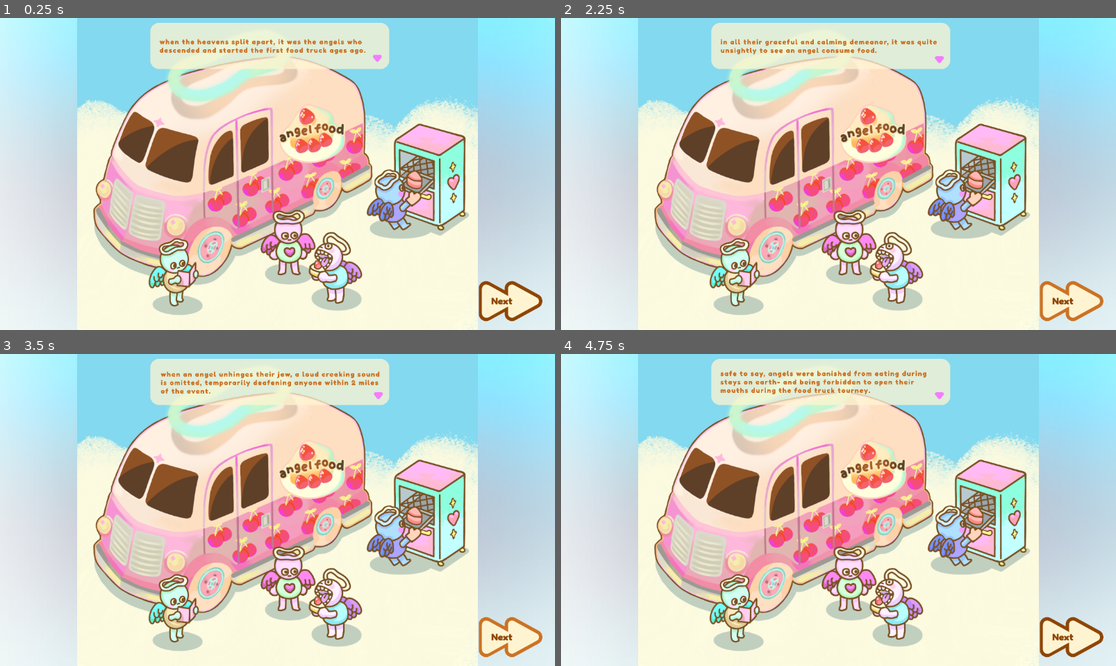
Above: before the commit, frames 1-4 (two rows, left to right).
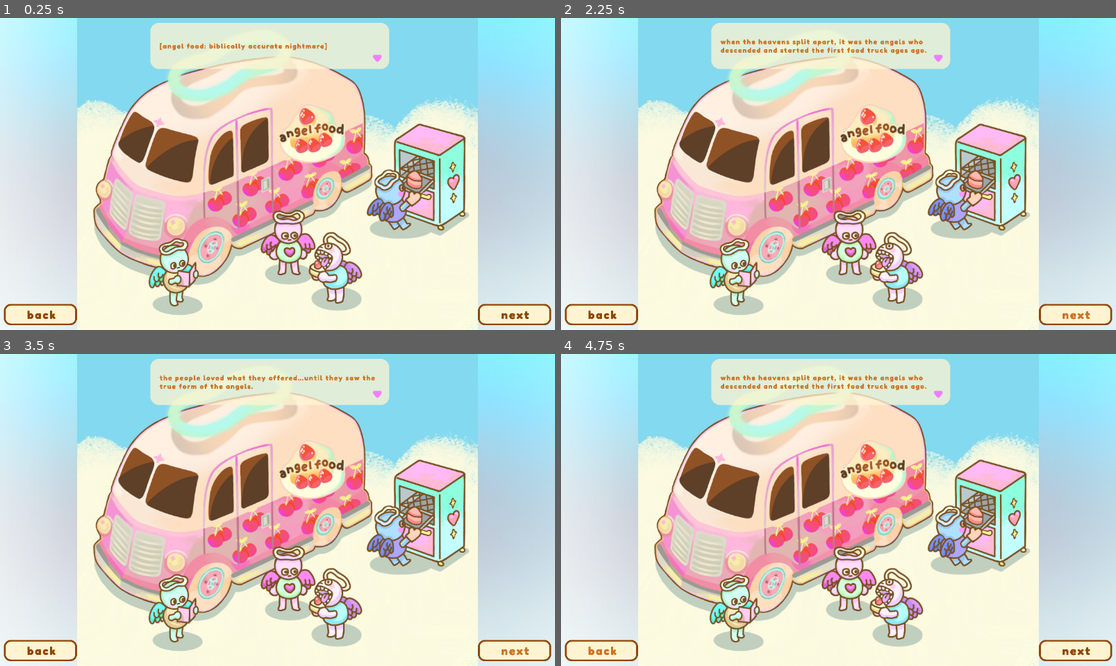
Above: after the commit, the same moments.

Repository: Gus700/FoodTruckBattles
Game: Godot game, scene res://scenes/loreScene.tscn
Two runs of this game, one before a commit and one after it. Both use one fixed random seed, a clock stepped at 60 frames per second and the inputs below. This scene is started directly instead of the project's main scene.
Inputs (mouse positions are in pixels of both pictures, inside the frame that each line leads up to):
- Up to frame 1 (0.25 s): no input
- Up to frame 2 (2.25 s): click (1077, 301) at 0.52 s; click (599, 314) at 1.27 s; click (1077, 314) at 2.02 s
- Up to frame 3 (3.5 s): click (516, 650) at 2.77 s
- Up to frame 4 (4.75 s): click (1077, 637) at 3.52 s; click (599, 650) at 4.27 s

The runs differ from the first frame. In frame 1, 3.1% of the frame differs, in the area x 0-100%, y 6-99%; in frame 2, 3.0%; in frame 3, 3.4%; in frame 4, 3.7%, in the area x 0-100%, y 5-99%.
Error after the commit: Attempt to call function 'show' in base 'null instance' on a null instance. (res://scripts/loreScene.gd:6)

Commit message:
logic for individual truck intro and lore complete

Diff:
--- a/scenes/SceneSwitcher.tscn
+++ b/scenes/SceneSwitcher.tscn
@@ -51,7 +51,6 @@
 [node name="Main Menu" parent="." instance=ExtResource("1_pqqtn")]
 
 [node name="FadeOverlay" type="TextureRect" parent="."]
-self_modulate = Color(1, 1, 1, 0)
 top_level = true
 z_index = 2
 custom_minimum_size = Vector2(1152, 648)
--- a/scenes/loreScene.tscn
+++ b/scenes/loreScene.tscn
@@ -1,14 +1,14 @@
-[gd_scene load_steps=18 format=3 uid="uid://g6jpe0rh2xoo"]
+[gd_scene load_steps=26 format=3 uid="uid://g6jpe0rh2xoo"]
 
 [ext_resource type="Script" path="res://scripts/loreScene.gd" id="1_pjpxh"]
 [ext_resource type="Texture2D" uid="uid://b5najsyc2rjed" path="res://assets/loreScenes/full/angel_s_scripture.png" id="2_jk1s3"]
 [ext_resource type="Texture2D" uid="uid://kian6h8hl6q6" path="res://assets/trucks/angel_food.png" id="3_1id5g"]
 [ext_resource type="Texture2D" uid="uid://ddt3lbw5smxv1" path="res://assets/loreScenes/lore_bg/angelfood_bg.png" id="3_jr24d"]
+[ext_resource type="Texture2D" uid="uid://bmvotexyhb71f" path="res://assets/loreScenes/truck_intro/angelfood0.png" id="4_nsa50"]
 [ext_resource type="Texture2D" uid="uid://b7nk16xyfjcre" path="res://assets/loreScenes/lore_dialogue/angelfood0.png" id="4_suinc"]
-[ext_resource type="Texture2D" uid="uid://dbnvnjhsixova" path="res://assets/UI_buttons/fast_forward.png" id="5_b54h5"]
-[ext_resource type="Texture2D" uid="uid://b51uud8er4jcr" path="res://assets/UI_buttons/fast_forward_pressed.png" id="6_aj7rk"]
-[ext_resource type="Texture2D" uid="uid://cv012666ux8fb" path="res://assets/UI_buttons/fast_forward_hover.png" id="7_qjxbx"]
-[ext_resource type="FontFile" uid="uid://ywscpgddy83r" path="res://assets/fonts/Fredoka-Bold.ttf" id="8_2t1tj"]
+[ext_resource type="Texture2D" uid="uid://c6bwkmnq32355" path="res://assets/UI_buttons/challenge.png" id="5_214gj"]
+[ext_resource type="Texture2D" uid="uid://bx6nitou0a214" path="res://assets/UI_buttons/challenge_pressed.png" id="6_n7enw"]
+[ext_resource type="Texture2D" uid="uid://dvyyi2nkvnc0d" path="res://assets/UI_buttons/challenge_hover.png" id="7_88htx"]
 [ext_resource type="Script" path="res://scripts/SceneManager/ChangeSceneButton.gd" id="8_w7ok3"]
 [ext_resource type="Script" path="res://scenes/truckLore.gd" id="10_065ck"]
 [ext_resource type="Texture2D" uid="uid://kueo5gh5cw6o" path="res://assets/loreScenes/lore_dialogue/angelfood1.png" id="11_o06ix"]
@@ -16,11 +16,121 @@
 [ext_resource type="Texture2D" uid="uid://b474xhm7ass1d" path="res://assets/loreScenes/lore_dialogue/angelfood3.png" id="13_t7aqc"]
 [ext_resource type="Texture2D" uid="uid://bem2m2f1uo1a3" path="res://assets/loreScenes/lore_dialogue/angelfood4.png" id="14_ixwqw"]
 [ext_resource type="Texture2D" uid="uid://djd2bees6bfp4" path="res://assets/loreScenes/lore_dialogue/angelfood5.png" id="15_v7afy"]
-
-[sub_resource type="LabelSettings" id="LabelSettings_vao61"]
-font = ExtResource("8_2t1tj")
-font_size = 20
-font_color = Color(0.556863, 0.270588, 0.0196078, 1)
+[ext_resource type="Texture2D" uid="uid://cgfelblnvakg5" path="res://assets/UI_buttons/next.png" id="16_tc8k0"]
+[ext_resource type="Texture2D" uid="uid://cedfso3ol71vl" path="res://assets/UI_buttons/next_pressed.png" id="17_3nf3f"]
+[ext_resource type="Texture2D" uid="uid://c6dwth7evsdyw" path="res://assets/UI_buttons/next_hover.png" id="18_wa0i0"]
+[ext_resource type="Texture2D" uid="uid://b0r8f8x7y0e5r" path="res://assets/UI_buttons/back.png" id="19_kdbm2"]
+[ext_resource type="Texture2D" uid="uid://n1qvtvy44j54" path="res://assets/UI_buttons/back_pressed.png" id="20_7sbil"]
+[ext_resource type="Texture2D" uid="uid://dvtn4u0004701" path="res://assets/UI_buttons/back_hover.png" id="21_ju2hf"]
+
+[sub_resource type="Animation" id="Animation_3lk84"]
+resource_name = "floating"
+loop_mode = 2
+tracks/0/type = "value"
+tracks/0/imported = false
+tracks/0/enabled = true
+tracks/0/path = NodePath("textBubble:position")
+tracks/0/interp = 1
+tracks/0/loop_wrap = true
+tracks/0/keys = {
+"times": PackedFloat32Array(0, 1),
+"transitions": PackedFloat32Array(1, 1),
+"update": 0,
+"values": [Vector2(312, 31), Vector2(312, 12)]
+}
+tracks/1/type = "value"
+tracks/1/imported = false
+tracks/1/enabled = true
+tracks/1/path = NodePath("textBubble:rotation")
+tracks/1/interp = 1
+tracks/1/loop_wrap = true
+tracks/1/keys = {
+"times": PackedFloat32Array(0, 1),
+"transitions": PackedFloat32Array(1, 1),
+"update": 0,
+"values": [0.0, 0.0]
+}
+tracks/2/type = "value"
+tracks/2/imported = false
+tracks/2/enabled = true
+tracks/2/path = NodePath("TruckImg:position")
+tracks/2/interp = 1
+tracks/2/loop_wrap = true
+tracks/2/keys = {
+"times": PackedFloat32Array(0, 1),
+"transitions": PackedFloat32Array(1, 1),
+"update": 0,
+"values": [Vector2(0, 0), Vector2(0, -30)]
+}
+tracks/3/type = "value"
+tracks/3/imported = false
+tracks/3/enabled = true
+tracks/3/path = NodePath("TruckImg:rotation")
+tracks/3/interp = 1
+tracks/3/loop_wrap = true
+tracks/3/keys = {
+"times": PackedFloat32Array(0, 1),
+"transitions": PackedFloat32Array(1, 1),
+"update": 0,
+"values": [0.0, 0.0]
+}
+
+[sub_resource type="Animation" id="Animation_qv3n2"]
+length = 0.001
+tracks/0/type = "value"
+tracks/0/imported = false
+tracks/0/enabled = true
+tracks/0/path = NodePath("textBubble:position")
+tracks/0/interp = 1
+tracks/0/loop_wrap = true
+tracks/0/keys = {
+"times": PackedFloat32Array(0),
+"transitions": PackedFloat32Array(1),
+"update": 0,
+"values": [Vector2(312, 31)]
+}
+tracks/1/type = "value"
+tracks/1/imported = false
+tracks/1/enabled = true
+tracks/1/path = NodePath("textBubble:rotation")
+tracks/1/interp = 1
+tracks/1/loop_wrap = true
+tracks/1/keys = {
+"times": PackedFloat32Array(0),
+"transitions": PackedFloat32Array(1),
+"update": 0,
+"values": [0.0]
+}
+tracks/2/type = "value"
+tracks/2/imported = false
+tracks/2/enabled = true
+tracks/2/path = NodePath("TruckImg:position")
+tracks/2/interp = 1
+tracks/2/loop_wrap = true
+tracks/2/keys = {
+"times": PackedFloat32Array(0),
+"transitions": PackedFloat32Array(1),
+"update": 0,
+"values": [Vector2(0, 0)]
+}
+tracks/3/type = "value"
+tracks/3/imported = false
+tracks/3/enabled = true
+tracks/3/path = NodePath("TruckImg:rotation")
+tracks/3/interp = 1
+tracks/3/loop_wrap = true
+tracks/3/keys = {
+"times": PackedFloat32Array(0),
+"transitions": PackedFloat32Array(1),
+"update": 0,
+"values": [0.0]
+}
+
+[sub_resource type="AnimationLibrary" id="AnimationLibrary_foegp"]
+_data = {
+"RESET": SubResource("Animation_qv3n2"),
+"floating": SubResource("Animation_3lk84")
+}
 
 [node name="LoreScene" type="Control"]
 layout_mode = 3
@@ -76,44 +186,37 @@
 anchor_top = 0.0123457
 anchor_right = 0.701389
 anchor_bottom = 0.166667
-grow_horizontal = 2
-grow_vertical = 2
-texture = ExtResource("4_suinc")
+offset_top = 23.0
+offset_bottom = 23.0
+grow_horizontal = 2
+grow_vertical = 2
+texture = ExtResource("4_nsa50")
 expand_mode = 1
 stretch_mode = 5
 
 [node name="TextureButton" type="TextureButton" parent="Level1/Intro"]
 layout_mode = 1
 anchors_preset = -1
-anchor_left = 0.861111
-anchor_top = 0.82716
+anchor_left = 0.770833
+anchor_top = 0.925926
 anchor_right = 0.993333
 anchor_bottom = 0.987926
 offset_right = -0.32
 offset_bottom = -0.176003
-texture_normal = ExtResource("5_b54h5")
-texture_pressed = ExtResource("6_aj7rk")
-texture_hover = ExtResource("7_qjxbx")
+texture_normal = ExtResource("5_214gj")
+texture_pressed = ExtResource("6_n7enw")
+texture_hover = ExtResource("7_88htx")
 ignore_texture_size = true
 stretch_mode = 5
 script = ExtResource("8_w7ok3")
-metadata/_edit_use_anchors_ = true
-
-[node name="MarginContainer" type="MarginContainer" parent="Level1/Intro/TextureButton"]
-layout_mode = 1
-anchors_preset = 15
-anchor_right = 1.0
-anchor_bottom = 1.0
-grow_horizontal = 2
-grow_vertical = 2
-theme_override_constants/margin_right = 50
-
-[node name="Label" type="Label" parent="Level1/Intro/TextureButton/MarginContainer"]
-layout_mode = 2
-text = "Challenge Truck"
-label_settings = SubResource("LabelSettings_vao61")
-horizontal_alignment = 1
-vertical_alignment = 1
+dest = "Level"
+metadata/_edit_use_anchors_ = true
+
+[node name="AnimationPlayer" type="AnimationPlayer" parent="Level1/Intro"]
+autoplay = "floating"
+libraries = {
+"": SubResource("AnimationLibrary_foegp")
+}
 
 [node name="TruckLore" type="Control" parent="Level1"]
 layout_mode = 1
@@ -123,7 +226,7 @@
 grow_horizontal = 2
 grow_vertical = 2
 script = ExtResource("10_065ck")
-textImgs = Array[Texture2D]([ExtResource("11_o06ix"), ExtResource("12_hcalv"), ExtResource("13_t7aqc"), ExtResource("14_ixwqw"), ExtResource("15_v7afy")])
+textImgs = Array[Texture2D]([ExtResource("4_suinc"), ExtResource("11_o06ix"), ExtResource("12_hcalv"), ExtResource("13_t7aqc"), ExtResource("14_ixwqw"), ExtResource("15_v7afy")])
 
 [node name="backgroundImage" type="TextureRect" parent="Level1/TruckLore"]
 layout_mode = 1
@@ -148,41 +251,60 @@
 metadata/_edit_use_anchors_ = true
 
 [node name="TextureButton" type="TextureButton" parent="Level1/TruckLore"]
+visible = false
 layout_mode = 1
 anchors_preset = -1
 anchor_left = 0.861111
-anchor_top = 0.82716
+anchor_top = 0.91358
 anchor_right = 0.993333
 anchor_bottom = 0.987926
 offset_right = -0.319946
 offset_bottom = -0.176025
-texture_normal = ExtResource("5_b54h5")
-texture_pressed = ExtResource("6_aj7rk")
-texture_hover = ExtResource("7_qjxbx")
+texture_normal = ExtResource("16_tc8k0")
+texture_pressed = ExtResource("17_3nf3f")
+texture_hover = ExtResource("18_wa0i0")
 ignore_texture_size = true
 stretch_mode = 5
 script = ExtResource("8_w7ok3")
 dest = "loreScene"
 metadata/_edit_use_anchors_ = true
 
-[node name="MarginContainer" type="MarginContainer" parent="Level1/TruckLore/TextureButton"]
-layout_mode = 1
-anchors_preset = 15
-anchor_right = 1.0
-anchor_bottom = 1.0
-grow_horizontal = 2
-grow_vertical = 2
-theme_override_constants/margin_right = 50
-
-[node name="Label" type="Label" parent="Level1/TruckLore/TextureButton/MarginContainer"]
-layout_mode = 2
-text = "Next"
-label_settings = SubResource("LabelSettings_vao61")
-horizontal_alignment = 1
-vertical_alignment = 1
+[node name="NextTextButton" type="TextureButton" parent="Level1/TruckLore"]
+layout_mode = 1
+anchors_preset = -1
+anchor_left = 0.861111
+anchor_top = 0.91358
+anchor_right = 0.993333
+anchor_bottom = 0.987926
+offset_right = -0.319946
+offset_bottom = -0.176025
+texture_normal = ExtResource("16_tc8k0")
+texture_pressed = ExtResource("17_3nf3f")
+texture_hover = ExtResource("18_wa0i0")
+ignore_texture_size = true
+stretch_mode = 5
+metadata/_edit_use_anchors_ = true
+
+[node name="PrevTextButton" type="TextureButton" parent="Level1/TruckLore"]
+layout_mode = 1
+anchors_preset = -1
+anchor_left = 0.00694444
+anchor_top = 0.91358
+anchor_right = 0.139167
+anchor_bottom = 0.987926
+offset_right = -0.319946
+offset_bottom = -0.176025
+texture_normal = ExtResource("19_kdbm2")
+texture_pressed = ExtResource("20_7sbil")
+texture_hover = ExtResource("21_ju2hf")
+ignore_texture_size = true
+stretch_mode = 5
+metadata/_edit_use_anchors_ = true
 
 [connection signal="get_dest" from="Level1/Intro/TextureButton" to="." method="_on_texture_button_get_dest"]
 [connection signal="pressed" from="Level1/Intro/TextureButton" to="Level1/Intro/TextureButton" method="_on_pressed"]
 [connection signal="get_dest" from="Level1/TruckLore/TextureButton" to="." method="_on_texture_button_get_dest"]
 [connection signal="pressed" from="Level1/TruckLore/TextureButton" to="Level1/TruckLore" method="_on_texture_button_pressed"]
 [connection signal="pressed" from="Level1/TruckLore/TextureButton" to="Level1/TruckLore/TextureButton" method="_on_pressed"]
+[connection signal="pressed" from="Level1/TruckLore/NextTextButton" to="Level1/TruckLore" method="_on_next_text_button_pressed"]
+[connection signal="pressed" from="Level1/TruckLore/PrevTextButton" to="Level1/TruckLore" method="_on_prev_text_button_pressed"]
--- a/scenes/truckLore.gd
+++ b/scenes/truckLore.gd
@@ -2,6 +2,9 @@
 
 @export var textImgs: Array[Texture2D]
 @onready var textBubbleNode = $textBubble
+@onready var changeSceneB = $TextureButton
+@onready var nextTextB = $NextTextButton
+@onready var prevTextB = $PrevTextButton
 var textBubIndex = 0
 
 func _ready() -> void:
@@ -10,9 +13,28 @@
 func setTextBubImg() -> void:
 	textBubbleNode.texture = textImgs[textBubIndex]
 
+# if the last text box is being shown then hide next button and show change scene button
+func checkIfLastText() -> void:
+	if textBubIndex == textImgs.size() - 2:
+		nextTextB.hide()
+		changeSceneB.show()
+	else:
+		changeSceneB.hide()
+		nextTextB.show()
+
 #___________________________signal function____________________________________
 
-func _on_texture_button_pressed() -> void:
+func _on_next_text_button_pressed() -> void:
+	print(textBubIndex)
+	checkIfLastText()
 	if textBubIndex < textImgs.size() - 1:
 		textBubIndex += 1
 		setTextBubImg()
+
+
+func _on_prev_text_button_pressed() -> void:
+	checkIfLastText()
+	print(textBubIndex)
+	if textBubIndex > 0:
+		textBubIndex -= 1
+		setTextBubImg()
--- a/scripts/loreScene.gd
+++ b/scripts/loreScene.gd
@@ -1,6 +1,9 @@
 extends SceneScr
 
 var currentFoodTruck: String = GloData.getCurrLvlName()
+
+func _ready() -> void:
+	get_node(currentFoodTruck).show()
 
 #_________________________signal functions______________________________________
 
